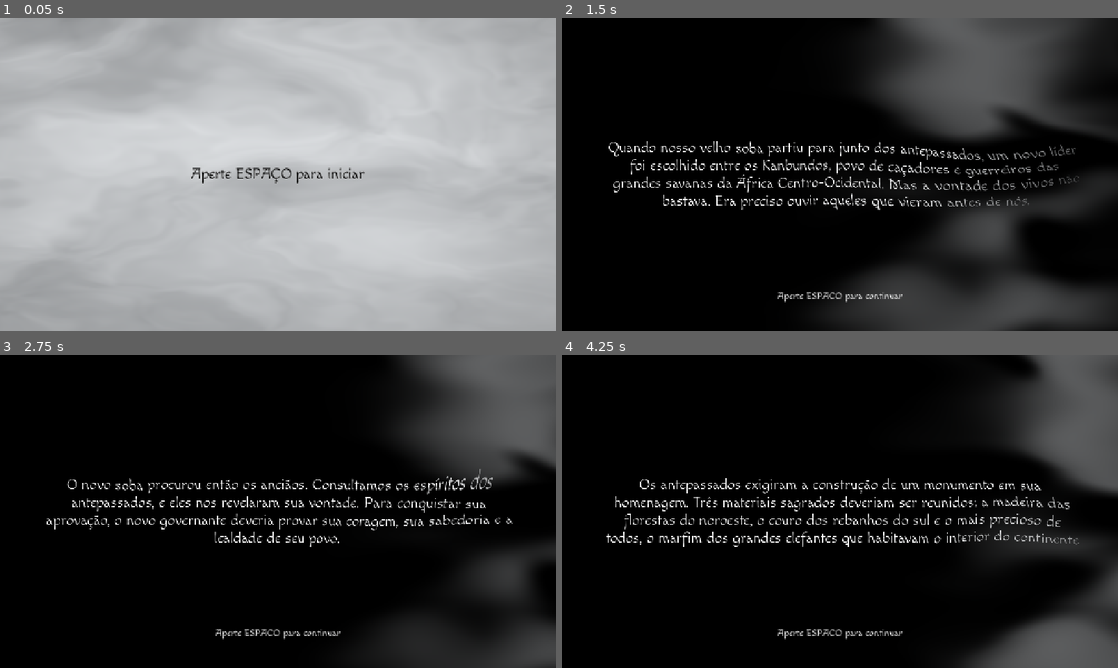
Above: before the commit, frames 1-4 (two rows, left to right).
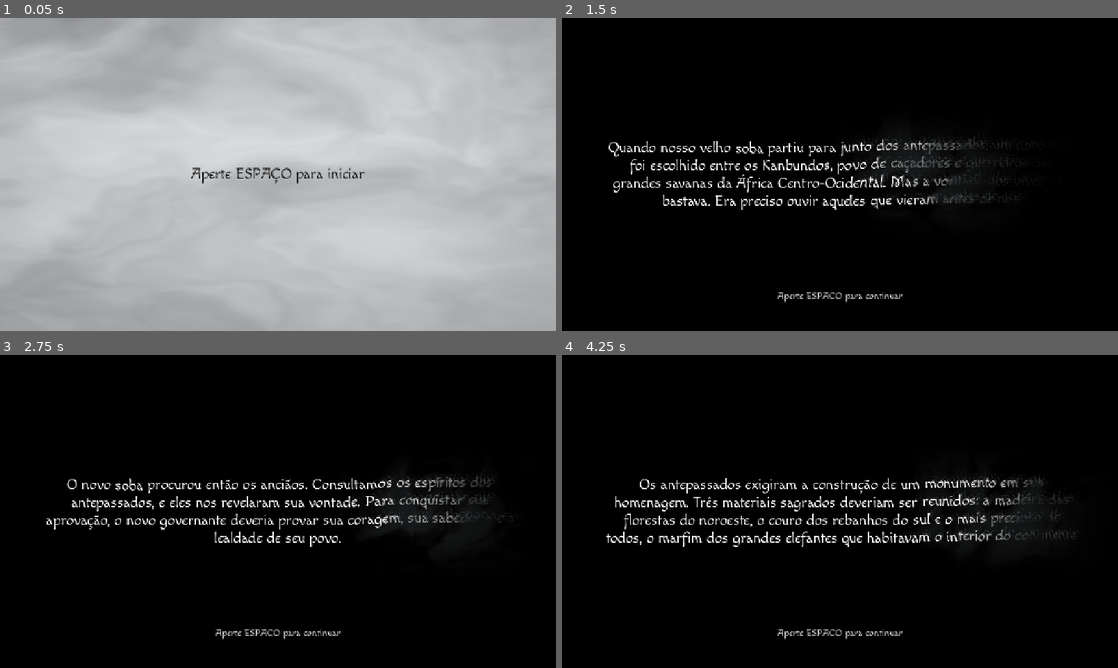
Above: after the commit, the same moments.

Repository: mateusluizfb/gamejam-gdv-nov-2026
Game: Godot game, scene res://ui/start_screen.tscn
Same seed, same stepped clock (60 frames per second), same inputs: the game is played once before the commit and once after it. Sound files missing from this copy of the repository are replaced by a short silence.
Inputs (mouse positions are in pixels of both pictures, inside the frame that each line leads up to):
- Up to frame 1 (0.05 s): no input
- Up to frame 2 (1.5 s): tap Space at 0.5, 0.77, 1.25 s; move the mouse to (962, 158) at 0.52 s; tap Enter at 0.6 s; click (962, 158) at 0.67 s; drag from (728, 190) to (812, 237) at 1.27 s
- Up to frame 3 (2.75 s): tap Space at 2 s; move the mouse to (333, 442) at 2.02 s; tap Enter at 2.1 s; click (333, 442) at 2.17 s
- Up to frame 4 (4.25 s): tap Space at 2.75, 3.5, 3.77 s; drag from (812, 574) to (673, 464) at 2.77 s; move the mouse to (1006, 558) at 3.52 s; tap Enter at 3.6 s; click (1006, 558) at 3.67 s

The runs differ from the first frame. In frame 2, 30% of the frame differs, in the area x 8-100%, y 0-100%; in frame 3, 19%; in frame 4, 16%.

Commit message:
Update cards, transitions, and web layout

Diff:
--- a/cards/card.gd
+++ b/cards/card.gd
@@ -8,6 +8,8 @@
 const BONUS_COLOR := Color(0.13, 0.21, 0.45, 0.95)
 const PENALTY_COLOR := Color(0.5, 0.12, 0.1, 0.95)
 const ELEPHANT_DISPLAY_STRENGTH := 20
+const INCREASED_ATTACK_COLOR := Color("#216538")
+const REDUCED_ATTACK_COLOR := Color("#9d2828")
 
 var data: CardData
 var damage_bonus := 0
@@ -19,8 +21,6 @@
 @onready var attack_label: Label = $Attack
 @onready var bonus_label: Label = $Bonus
 @onready var bonus_background: ColorRect = $BonusBackground
-@onready var name_label: Label = $CardName
-@onready var category_label: Label = $Category
 
 func _ready() -> void:
 	if data != null:
@@ -61,16 +61,6 @@
 func refresh() -> void:
 	if is_node_ready() and data != null:
 		_refresh_stats()
-		name_label.text = data.display_name()
-		match data.type:
-			CardData.Type.ELEPHANT:
-				category_label.text = Text.get_text("category_enemy")
-			CardData.Type.MAGIC:
-				category_label.text = Text.get_text("category_magic")
-			CardData.Type.TRAP:
-				category_label.text = Text.get_text("category_trap")
-			_:
-				category_label.text = Text.get_text("category_attack")
 		var penalty := _row_penalty()
 		bonus_label.visible = damage_bonus > 0 or penalty > 0
 		bonus_background.visible = bonus_label.visible
@@ -83,21 +73,21 @@
 		bonus_label.add_theme_font_size_override("font_size", font_size)
 
 func _refresh_stats() -> void:
-	var has_printed_hexagons := data.image_path == "res://assets/cards/elefante.png"
-	$NameBackground.visible = not has_printed_hexagons
-	$CategoryBackground.visible = not has_printed_hexagons
-	name_label.visible = not has_printed_hexagons
-	category_label.visible = not has_printed_hexagons
-	$HP/Hexagon.visible = not has_printed_hexagons
-	$Attack/Hexagon.visible = not has_printed_hexagons
-	var half_size := sprite.get_rect().size * sprite.scale.abs() * 0.5
-	var badge_x := half_size.x - 16.0
-	hp_label.position = Vector2(badge_x, -half_size.y + 12.5) - hp_label.size * 0.5
-	attack_label.position = Vector2(badge_x, half_size.y - 13.5) - attack_label.size * 0.5
+	# The artwork uses the same hexagon positions even when the texture has transparent padding.
+	var art_origin := sprite.get_rect().position
+	hp_label.position = (art_origin + Vector2(65.2, 10.0)) * sprite.scale - hp_label.size * 0.5
+	attack_label.position = (art_origin + Vector2(65.2, 97.2)) * sprite.scale - attack_label.size * 0.5
 	hp_label.text = str(data.current_hp)
 	var row: int = data.board_position.y if data.board_position != null else -1
+	var natural_strength := ELEPHANT_DISPLAY_STRENGTH if data.type == CardData.Type.ELEPHANT else data.attack_damage(-1)
 	var strength := ELEPHANT_DISPLAY_STRENGTH if data.type == CardData.Type.ELEPHANT else data.attack_damage(row, damage_bonus)
+	var strength_color := Color.BLACK
+	if strength > natural_strength:
+		strength_color = INCREASED_ATTACK_COLOR
+	elif strength < natural_strength:
+		strength_color = REDUCED_ATTACK_COLOR
 	attack_label.text = str(strength)
+	attack_label.add_theme_color_override("font_color", strength_color)
 
 func _row_penalty() -> int:
 	if data.board_position == null:
--- a/cards/card.tscn
+++ b/cards/card.tscn
@@ -1,6 +1,6 @@
 [gd_scene format=3 uid="uid://bde166h67l4lo"]
 
-[ext_resource type="Texture2D" uid="uid://1621ptcp3wpn" path="res://assets/x1/action_cards/attack/cleave.png" id="1_kikvd"]
+[ext_resource type="Texture2D" path="res://assets/cards/Guerreiro.png" id="1_kikvd"]
 [ext_resource type="Script" uid="uid://do04btrux708r" path="res://cards/card.gd" id="1_rjlel"]
 
 [node name="Card" type="Node2D" unique_id=798521650]
@@ -11,40 +11,6 @@
 texture_filter = 1
 scale = Vector2(1.25, 1.25)
 texture = ExtResource("1_kikvd")
-
-[node name="NameBackground" type="ColorRect" parent="." unique_id=71308638]
-offset_left = -22.0
-offset_top = -50.0
-offset_right = 35.0
-offset_bottom = -39.0
-mouse_filter = 2
-color = Color(0.94, 0.87, 0.67, 1)
-
-[node name="CardName" type="Label" parent="." unique_id=893997911]
-offset_left = -22.0
-offset_top = -51.0
-offset_right = 35.0
-offset_bottom = -39.0
-theme_override_colors/font_color = Color(0.12, 0.09, 0.07, 1)
-theme_override_font_sizes/font_size = 9
-horizontal_alignment = 1
-
-[node name="CategoryBackground" type="ColorRect" parent="." unique_id=1156332307]
-offset_left = -23.0
-offset_top = 10.0
-offset_right = 30.0
-offset_bottom = 24.0
-mouse_filter = 2
-color = Color(0.16, 0.12, 0.2, 1)
-
-[node name="Category" type="Label" parent="." unique_id=1015049847]
-offset_left = -23.0
-offset_top = 10.0
-offset_right = 30.0
-offset_bottom = 24.0
-theme_override_colors/font_color = Color(1, 0.94, 0.8, 1)
-theme_override_font_sizes/font_size = 8
-horizontal_alignment = 1
 
 [node name="BonusBackground" type="ColorRect" parent="." unique_id=160846055]
 visible = false
@@ -76,11 +42,6 @@
 horizontal_alignment = 1
 vertical_alignment = 1
 
-[node name="Hexagon" type="Polygon2D" parent="HP"]
-show_behind_parent = true
-color = Color(0.92, 0.88, 0.78, 1)
-polygon = PackedVector2Array(1, 10, 6.5, 1, 17.5, 1, 23, 10, 17.5, 19, 6.5, 19)
-
 [node name="Attack" type="Label" parent="."]
 offset_right = 24.0
 offset_bottom = 20.0
@@ -89,8 +50,3 @@
 theme_override_font_sizes/font_size = 13
 horizontal_alignment = 1
 vertical_alignment = 1
-
-[node name="Hexagon" type="Polygon2D" parent="Attack"]
-show_behind_parent = true
-color = Color(0.92, 0.88, 0.78, 1)
-polygon = PackedVector2Array(1, 10, 6.5, 1, 17.5, 1, 23, 10, 17.5, 19, 6.5, 19)
--- a/data/text.cfg
+++ b/data/text.cfg
@@ -20,9 +20,9 @@
 game_finished="Fim de jogo"
 empty_card="Vazio"
 name_elephant="Elefante"
-name_magic="Magia"
-name_axe="Machado"
-name_spear="Lança"
+name_magic="Feiticeiro"
+name_axe="Guerreiro"
+name_spear="Caçador"
 name_trap="Armadilha"
 category_enemy="INIMIGO"
 category_magic="MAGIA"
@@ -35,14 +35,14 @@
 tooltip_axe="Cause %s de dano a um inimigo se esta carta estiver na linha 3, ou %s na linha 4. Se o inimigo for derrotado, escolha outro e ataque novamente."
 tooltip_spear="Cause %s de dano a um inimigo se esta carta estiver na linha 3, ou %s na linha 4. Se o inimigo sobreviver, mova-o para a outra linha inimiga, se houver espaço."
 tooltip_trap="Coloque esta carta em uma linha inimiga. Cause %s de dano a cada inimigo nessa linha e remova a Armadilha."
-tooltip_magic="Seu próximo ataque, incluindo Armadilha, causa %s de dano extra. Várias Magias acumulam esse bônus."
+tooltip_magic="Seu próximo ataque, incluindo Armadilha, causa %s de dano extra. Vários Feiticeiros acumulam esse bônus."
 tooltip_bonus="\nBônus de magia: +%s."
 feedback_no_enemies="Não há inimigos disponíveis como alvo."
-feedback_target_axe="Selecione um inimigo para o Machado (%d de dano). Esc cancela."
-feedback_target_spear="Selecione um inimigo para a Lança (%d de dano). Esc cancela."
+feedback_target_axe="Selecione um inimigo para o Guerreiro (%d de dano). Esc cancela."
+feedback_target_spear="Selecione um inimigo para o Caçador (%d de dano). Esc cancela."
 feedback_cancel="Carta devolvida à mão; ataques pendentes desfeitos."
 feedback_applying="Aplicando efeito de %s..."
-feedback_magic="Magia: +%d de dano ao próximo ataque (total +%d)."
+feedback_magic="Feiticeiro: +%d de dano ao próximo ataque (total +%d)."
 feedback_trap="Armadilha: %d de dano a %d inimigos na linha %d."
 feedback_attack="%s: %d de dano (PV do alvo: %d)."
 feedback_axe_continue=" Selecione outro inimigo; Esc desfaz a jogada."
--- a/game/card_manager.gd
+++ b/game/card_manager.gd
@@ -18,7 +18,7 @@
 const STARTING_DATA_PATH := "res://starting_cards.csv"
 const GRID_ORIGIN := Vector2(467, 104)
 const GRID_SCALE := 0.9
-const HAND_GAP := 40.0
+const HAND_GAP := 18.0
 const EFFECT_DELAY := 0.5
 const MAGIC_BURN_DURATION := 0.6
 const BOARD_HOVER_SCALE := 1.25
@@ -70,6 +70,11 @@
 			view_row.append(_new_card_view(card) if card != null and not Engine.is_editor_hint() else null)
 		board_views.append(view_row)
 	board = Board.new(self, board_views, GRID_ORIGIN, cell_size)
+	var background := get_node_or_null("../BackgroundLayer/Background") as TextureRect
+	if background != null and background.material is ShaderMaterial:
+		var last_row := board.cell_position(Vector2i(0, board_views.size() - 1))
+		var grid_bottom := to_global(last_row + Vector2(0.0, cell_size.y * 0.5)).y
+		background.material.set_shader_parameter("board_bottom", (grid_bottom + 8.0) / 720.0)
 	var hand_views: Array = []
 	var hand_scenes: Array[PackedScene] = []
 	for card in state.player.hand:
--- a/game/field_mist.gdshader
+++ b/game/field_mist.gdshader
@@ -5,17 +5,29 @@
 
 // Interior of the black outline in background-playmatch.png, in texture UVs.
 uniform vec4 board_bounds = vec4(0.1328125, 0.05555556, 0.8671875, 0.70833333);
+uniform float board_bottom = 0.70833333;
 
 varying vec4 vertex_color;
+varying vec2 board_uv;
 
 void vertex() {
 	vertex_color = COLOR;
+	// Keep the painted board aligned with the cards in the 1280 × 720 design area.
+	board_uv = VERTEX / vec2(1280.0, 720.0);
 }
 
 void fragment() {
-	float inside = step(board_bounds.x, UV.x) * step(UV.x, board_bounds.z)
-		* step(board_bounds.y, UV.y) * step(UV.y, board_bounds.w);
-	vec2 terrain_uv = UV * vec2(8.0, 4.5);
+	float board_top = board_bounds.y;
+	float frame_y = board_uv.y;
+	if (frame_y > board_top) {
+		frame_y = frame_y <= board_bottom
+			? mix(board_top, board_bounds.w, (frame_y - board_top) / (board_bottom - board_top))
+			: board_bounds.w + frame_y - board_bottom;
+	}
+	vec2 frame_uv = vec2(board_uv.x, frame_y);
+	float inside = step(board_bounds.x, board_uv.x) * step(board_uv.x, board_bounds.z)
+		* step(board_top, board_uv.y) * step(board_uv.y, board_bottom);
+	vec2 terrain_uv = board_uv * vec2(8.0, 4.5);
 	vec2 warp = vec2(
 		mist_noise(terrain_uv * 0.7),
 		mist_noise(terrain_uv * 0.7 + vec2(7.1, 3.4))
@@ -34,11 +46,12 @@
 	float lighting = 0.6 + 0.55 * max(dot(normal, sunlight), 0.0);
 	vec3 soil = mix(vec3(0.27, 0.19, 0.14), vec3(0.55, 0.42, 0.32), smoothstep(0.12, 0.75, height));
 	soil *= lighting * mix(0.78 + grain * 0.42, 0.92 + grain * 0.16, inside);
-	vec4 background = texture(TEXTURE, UV) * vertex_color;
-	float ground = step(0.01, dot(background.rgb, vec3(0.33333)));
+	vec4 background = texture(TEXTURE, clamp(frame_uv, vec2(0.0), vec2(1.0))) * vertex_color;
+	float outside_art = step(1.0, max(frame_uv.x, frame_uv.y));
+	float ground = max(outside_art, step(0.01, dot(background.rgb, vec3(0.33333))));
 	COLOR = vec4(mix(background.rgb, soil * vertex_color.rgb, ground), background.a);
 
-	vec2 flow = UV * vec2(3.0, 7.0) - vec2(TIME * 0.025, TIME * 0.004);
+	vec2 flow = board_uv * vec2(3.0, 7.0) - vec2(TIME * 0.025, TIME * 0.004);
 	float wisps = mist_wisps(flow, TIME);
 	float mist = smoothstep(0.32, 0.75, wisps) * 0.18;
 	COLOR.rgb = mix(COLOR.rgb, vec3(0.84, 0.84, 0.78) * vertex_color.rgb, mist * ground);
--- a/game/main.tscn
+++ b/game/main.tscn
@@ -15,6 +15,7 @@
 [ext_resource type="AudioStream" uid="uid://gn24bx3tlpa8" path="res://assets/audio/stomp.mp3" id="11_trap_sound"]
 
 [sub_resource type="ShaderMaterial" id="FieldMistMaterial"]
+resource_local_to_scene = true
 shader = ExtResource("10_field_mist")
 shader_parameter/board_bounds = Vector4(0.1328125, 0.05555556, 0.8671875, 0.7083333)
 
@@ -36,12 +37,18 @@
 stream = ExtResource("2_dgpao")
 autoplay = true
 
-[node name="Sprite2D" type="Sprite2D" parent="." unique_id=159291417]
+[node name="BackgroundLayer" type="CanvasLayer" parent="."]
+layer = -1
+
+[node name="Background" type="TextureRect" parent="BackgroundLayer" unique_id=159291417]
 texture_filter = 3
 material = SubResource("FieldMistMaterial")
-position = Vector2(640.99994, 360.99997)
-scale = Vector2(10, 10)
+anchors_preset = 15
+anchor_right = 1.0
+anchor_bottom = 1.0
+mouse_filter = 2
 texture = ExtResource("2_0xm2m")
+expand_mode = 1
 
 [node name="EndScreen" type="CanvasLayer" parent="." unique_id=1674821736]
 script = ExtResource("9_end_screen")
--- a/project.godot
+++ b/project.godot
@@ -40,4 +40,5 @@
 
 [rendering]
 
+renderer/rendering_method.web="gl_compatibility"
 rendering_device/driver.windows="d3d12"
--- a/starting_cards.csv
+++ b/starting_cards.csv
@@ -3,7 +3,7 @@
 elephant,enemy,board,0,0,10,res://assets/cards/elefante.png,,
 elephant,enemy,board,0,1,10,res://assets/cards/elefante.png,,
 elephant,enemy,board,1,1,13,res://assets/cards/elefante.png,,
-axe,player,hand,,,4,res://assets/x1/action_cards/attack/cleave.png,,
-spear,player,hand,,,3,res://assets/x1/action_cards/attack/strike.png,,
-magic,player,hand,,,2,res://assets/x1/action_cards/magic/fireball.png,,
-trap,player,hand,,,3,res://assets/x1/action_cards/magic/chain_bolt.png,,
+axe,player,hand,,,4,res://assets/cards/Guerreiro.png,,
+spear,player,hand,,,3,res://assets/cards/caçador.png,,
+magic,player,hand,,,2,res://assets/cards/Feiticeiro.png,,
+trap,player,hand,,,3,res://assets/cards/armadilha.png,,
--- a/tests/card_manager_test.gd
+++ b/tests/card_manager_test.gd
@@ -46,7 +46,7 @@
 		["duplicate cell", valid.replace("elephant,enemy,board,0,1", "elephant,enemy,board,0,0")],
 		["wrong side", valid.replace("elephant,enemy,board,0,0", "elephant,enemy,board,2,0")],
 		["wrong zone", valid.replace("axe,player,hand,,,", "axe,player,board,2,0,")],
-		["inconsistent player hp", valid + "axe,player,hand,,,5,res://assets/x1/action_cards/attack/cleave.png,,\n"],
+		["inconsistent player hp", valid + "axe,player,hand,,,5,res://assets/cards/Guerreiro.png,,\n"],
 		["inconsistent image", valid.replace("elephant,enemy,board,0,0,10,res://assets/cards/elefante.png", "elephant,enemy,board,0,0,10,res://assets/x1/action_cards/attack/cleave.png")],
 		["invalid hp", valid.replace("elephant,enemy,board,0,0,10", "elephant,enemy,board,0,0,0")],
 		["bad image", valid.replace("res://assets/cards/elefante.png", "res://missing.png")],
--- a/tests/combat_test.gd
+++ b/tests/combat_test.gd
@@ -304,10 +304,13 @@
 	var spear: Node2D = manager.hand_layout.cards[1]
 	var badge := axe.get_node("Bonus") as Label
 	var background := axe.get_node("BonusBackground") as ColorRect
+	var attack := axe.get_node("Attack") as Label
 
 	_check(state.play_card(axe.data, Vector2i(0, 2)) and not badge.visible, "Upper-row Axe should have no row penalty badge.")
 	state.cancel_play()
 	_check(state.play_card(axe.data, Vector2i(0, 3)) and badge.visible and badge.text == "-2 DANO" and background.color.r > background.color.b, "Bottom-row Axe should show its damage penalty.")
+	var reduced_color := attack.get_theme_color("font_color")
+	_check(attack.text == "2" and reduced_color.r > reduced_color.g, "Attack below its natural strength should be red.")
 	state.cancel_play()
 	_check(not badge.visible, "Returning a card to the hand should remove its row penalty.")
 
@@ -315,6 +318,7 @@
 	state.changed.emit()
 	_check(badge.visible and badge.text == "+2 DANO" and background.color.b > background.color.r, "Hand cards should continue to show the Magic bonus in blue.")
 	_check(state.play_card(axe.data, Vector2i(0, 3)) and badge.text == "-2 DANO", "The row penalty should remain visible independently of a Magic bonus.")
+	_check(attack.text == "4" and attack.get_theme_color("font_color") == Color.BLACK, "A bonus that offsets a penalty should restore the neutral attack color.")
 	state.cancel_play()
 	_check(badge.text == "+2 DANO" and background.color.b > background.color.r, "Canceling a play should restore the Magic badge.")
 	state.damage_bonus = 0
@@ -1128,7 +1132,7 @@
 	_motion(manager, axe.get_global_transform_with_canvas() * Vector2.ZERO)
 	await create_timer(0.35).timeout
 	var progress: float = tooltip.spawn_material.get_shader_parameter("spawn_progress")
-	_check(tooltip.visible and progress > 0.0 and progress < 1.0 and tooltip.preview.name_label.modulate.a > 0.0 and tooltip.preview.name_label.modulate.a < 1.0 and is_equal_approx(tooltip.preview.modulate.a, 1.0), "Wind should reveal the card while its labels fade in independently.")
+	_check(tooltip.visible and progress > 0.0 and progress < 1.0 and tooltip.preview.hp_label.modulate.a > 0.0 and tooltip.preview.hp_label.modulate.a < 1.0 and is_equal_approx(tooltip.preview.modulate.a, 1.0), "Wind should reveal the card while its labels fade in independently.")
 	tooltip.refresh()
 	_check(is_equal_approx(tooltip.spawn_material.get_shader_parameter("spawn_progress"), progress), "Refreshing a preview should not restart its spawn animation.")
 	_motion(manager, spear.get_global_transform_with_canvas() * Vector2.ZERO)
@@ -1140,7 +1144,7 @@
 	progress = tooltip.spawn_material.get_shader_parameter("spawn_progress")
 	_check(tooltip.visible and tooltip.preview.data == spear.data and progress > 0.0 and progress < 1.0, "The next card should begin a new spawn animation.")
 	await create_timer(0.65).timeout
-	_check(is_equal_approx(tooltip.spawn_material.get_shader_parameter("spawn_progress"), 1.0) and is_equal_approx(tooltip.preview.name_label.modulate.a, 1.0), "The spawn animation should finish with the card fully visible.")
+	_check(is_equal_approx(tooltip.spawn_material.get_shader_parameter("spawn_progress"), 1.0) and is_equal_approx(tooltip.preview.hp_label.modulate.a, 1.0), "The spawn animation should finish with the card fully visible.")
 	_motion(manager, Vector2.ZERO)
 	_check(not tooltip.visible and tooltip.preview.visible, "Leaving the card should hide the description while the preview disappears.")
 	await create_timer(0.15).timeout
@@ -1171,7 +1175,7 @@
 	await create_timer(0.2).timeout
 	_check(not tooltip.visible, "Changing cards should restart the tooltip delay.")
 	await create_timer(0.15).timeout
-	_check(tooltip.visible and name_label.text == "Lança", "Hovering a hand card should show its tooltip after the delay.")
+	_check(tooltip.visible and name_label.text == "Caçador", "Hovering a hand card should show its tooltip after the delay.")
 	await process_frame
 	await process_frame
 	_check(text.get_global_rect().position.y - name_label.get_global_rect().end.y >= 12.0 and not bonus_label.visible, "The name and effect should have visible spacing without an empty bonus section.")
@@ -1210,6 +1214,8 @@
 	tooltip.refresh()
 	_check(preview.damage_bonus == 2 and preview.bonus_label.text == spear.bonus_label.text, "Preview should update the displayed damage bonus.")
 	_check(preview.attack_label.text == "4" and spear.attack_label.text == "4", "The spear and its preview should show the boosted attack in the bottom hexagon.")
+	var boosted_color: Color = spear.attack_label.get_theme_color("font_color")
+	_check(boosted_color.g > boosted_color.r and preview.attack_label.get_theme_color("font_color") == boosted_color, "The boosted attack should be green on the card and in its preview.")
 	_check(text.get_content_height() <= text.size.y, "Tooltip text must fit without clipping.")
 	_check(tooltip._effect_description(axe.data, 2).contains("]6[/color] de dano") and tooltip._effect_description(axe.data, 2).contains("]4[/color] na linha 4"), "Axe tooltip should include its bonus on both rows.")
 	_check(tooltip._effect_description(trap.data, 2).contains("]7[/color] de dano"), "Trap tooltip should include the active bonus.")
@@ -1236,7 +1242,7 @@
 	manager.state.set_card_hp(enemy.data, 7)
 	_check(text.text.contains("]7[/color]"), "An open enemy tooltip should update its HP.")
 	_check(preview.hp_label.text == enemy.hp_label.text, "Preview should update the enemy's HP.")
-	_check(preview.hp_label.text == "7" and preview.attack_label.text == "20" and enemy.attack_label.text == "20" and not preview.get_node("HP/Hexagon").visible, "The elephant and its preview should show strength 20 in the printed hexagon.")
+	_check(preview.hp_label.text == "7" and preview.attack_label.text == "20" and enemy.attack_label.text == "20", "The elephant and its preview should show strength 20 in the printed hexagon.")
 	manager.position = Vector2(-450, -100)
 	await process_frame
 	var bounds: Rect2 = root.get_visible_rect()
--- a/tests/start_screen_test.gd
+++ b/tests/start_screen_test.gd
@@ -77,7 +77,7 @@
 	_check(scene.opening_state == scene.OpeningState.STORY and opening_story.label.text == Text.get_text("opening_paragraph_1") and opening_story.paragraphs.size() == 3, "Space should open the first of three opening paragraphs.")
 	_check(opening_story.label.bbcode_enabled and opening_story.label.get_theme_font("italics_font") is FontVariation, "Story text should render the requested italics.")
 	_check(opening_story.prompt.visible and opening_story.prompt.text == "Aperte ESPACO para continuar" and opening_story.prompt.anchor_top == 1.0, "The opening story should show a bottom Space hint.")
-	_check((opening_story.get_child(0) as ColorRect).color == Color.BLACK and opening_story.text_material.shader == load("res://ui/card_preview_spawn.gdshader"), "The story should use a black background and the card preview shader.")
+	_check((opening_story.get_child(0) as ColorRect).color == Color.BLACK and opening_story.text_material.shader == load("res://ui/story_smoke.gdshader"), "The story should use a black background and its smoke shader.")
 	_check(wind_audio.playing and not menu_audio.playing and not mist.visible, "The menu should remain hidden during the opening story.")
 	root.push_input(_key(KEY_SPACE))
 	await create_timer(0.3).timeout
--- a/ui/start_screen.tscn
+++ b/ui/start_screen.tscn
@@ -48,39 +48,31 @@
 anchors_preset = 15
 anchor_right = 1.0
 anchor_bottom = 1.0
-offset_left = 202.0
-offset_top = 105.0
-offset_right = 202.0
-offset_bottom = 105.0
 grow_horizontal = 2
 grow_vertical = 2
 script = ExtResource("1_fyqef")
 
 [node name="TextureRect" type="TextureRect" parent="." unique_id=39329212]
 layout_mode = 1
-anchors_preset = -1
-anchor_left = -0.16000001
-anchor_top = -0.15300001
-anchor_right = -0.16000001
-anchor_bottom = -0.15300001
-offset_left = -0.19998169
-offset_top = 0.16001129
-offset_right = 1279.8
-offset_bottom = 720.16003
+anchors_preset = 15
+anchor_right = 1.0
+anchor_bottom = 1.0
+mouse_filter = 2
 texture = ExtResource("2_50anp")
+expand_mode = 1
 
 [node name="Button" type="TextureButton" parent="." unique_id=2083182781]
 material = SubResource("ElephantButtonMaterial")
 layout_mode = 1
 anchors_preset = -1
-anchor_left = 0.67600006
-anchor_top = 0.179
-anchor_right = 0.67600006
-anchor_bottom = 0.179
-offset_left = -130.28009
-offset_top = -216.88
-offset_right = 141.64545
-offset_bottom = -13.880005
+anchor_left = 0.8382521
+anchor_top = 0.1645833
+anchor_right = 0.8382521
+anchor_bottom = 0.1645833
+offset_left = -135.96277
+offset_top = -101.5
+offset_right = 135.96277
+offset_bottom = 101.5
 grow_horizontal = 2
 grow_vertical = 2
 mouse_default_cursor_shape = 2
--- a/ui/story_screen.gd
+++ b/ui/story_screen.gd
@@ -4,7 +4,7 @@
 signal finishing
 
 const Text = preload("res://data/text.gd")
-const SPAWN_SHADER: Shader = preload("res://ui/card_preview_spawn.gdshader")
+const STORY_SMOKE_SHADER: Shader = preload("res://ui/story_smoke.gdshader")
 const SPAWN_DURATION := 0.6
 const VANISH_DURATION := 0.3
 const FADE_DURATION := 0.6
@@ -52,7 +52,7 @@
 	text_display.expand_mode = TextureRect.EXPAND_IGNORE_SIZE
 	text_display.texture = text_viewport.get_texture()
 	text_material = ShaderMaterial.new()
-	text_material.shader = SPAWN_SHADER
+	text_material.shader = STORY_SMOKE_SHADER
 	text_display.material = text_material
 	add_child(text_display)
 	text_display.set_anchors_and_offsets_preset(Control.PRESET_FULL_RECT)
--- /dev/null
+++ b/ui/story_smoke.gdshader
@@ -0,0 +1,35 @@
+shader_type canvas_item;
+render_mode unshaded, blend_premul_alpha;
+
+#include "res://game/mist_noise.gdshaderinc"
+
+uniform float spawn_progress : hint_range(0.0, 1.0) = 0.0;
+
+void fragment() {
+	if (spawn_progress <= 0.0) {
+		COLOR = vec4(0.0);
+	} else if (spawn_progress >= 1.0) {
+		COLOR = texture(TEXTURE, UV);
+	} else {
+		vec2 flow = UV * vec2(8.0, 5.0) - vec2(TIME * 0.7, TIME * 0.24);
+		float wisps = mist_wisps(flow, TIME);
+		float curl = mist_fbm(flow * 1.8 + vec2(4.3, 1.7));
+		float front = mix(-0.28, 1.28, spawn_progress);
+		float distance_to_front = UV.x - front + (wisps - 0.5) * 0.32;
+		float reveal = 1.0 - smoothstep(-0.12, 0.08, distance_to_front);
+		float band = 1.0 - smoothstep(0.02, 0.21, abs(distance_to_front));
+
+		vec2 drift = vec2(10.0 + curl * 16.0, -5.0 - wisps * 14.0) * TEXTURE_PIXEL_SIZE;
+		vec4 letters = texture(TEXTURE, UV - drift * band * 0.35) * reveal;
+		// Sample the glyphs upstream so the smoke follows the strokes of the text.
+		float trail = texture(TEXTURE, UV - drift * 0.5).a * 0.24;
+		trail += texture(TEXTURE, UV - drift).a * 0.18;
+		trail += texture(TEXTURE, UV - drift * 1.55).a * 0.10;
+		float vapor = trail * band * smoothstep(0.26, 0.66, wisps);
+		// Keep distant wisps faint and confine them to the moving front.
+		float haze = band * smoothstep(0.47, 0.76, wisps) * 0.13;
+		haze *= 1.0 - smoothstep(0.04, 0.24, abs(UV.y - 0.5));
+		float smoke = max(vapor, haze);
+		COLOR = letters + vec4(vec3(0.69, 0.73, 0.76) * smoke, smoke) * (1.0 - letters.a);
+	}
+}
Binary file added: assets/cards/Feiticeiro.png
Not shown, added: assets/cards/Feiticeiro.png.import
Binary file added: assets/cards/Guerreiro.png
Not shown, added: assets/cards/Guerreiro.png.import
Binary file added: assets/cards/armadilha.png
Not shown, added: assets/cards/armadilha.png.import
Binary file added: assets/cards/caçador.png
Not shown, added: assets/cards/caçador.png.import
Binary file changed: assets/cards/elefante.png
Not shown, changed: export_presets.cfg
Not shown, added: ui/story_smoke.gdshader.uid
